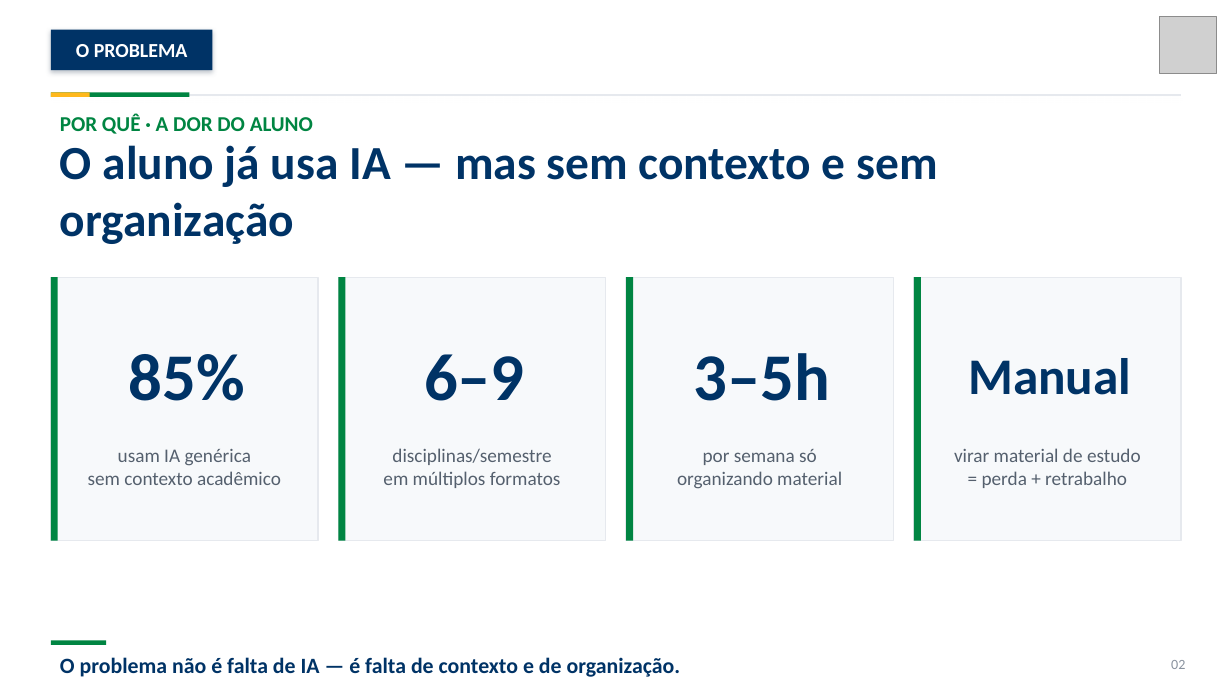
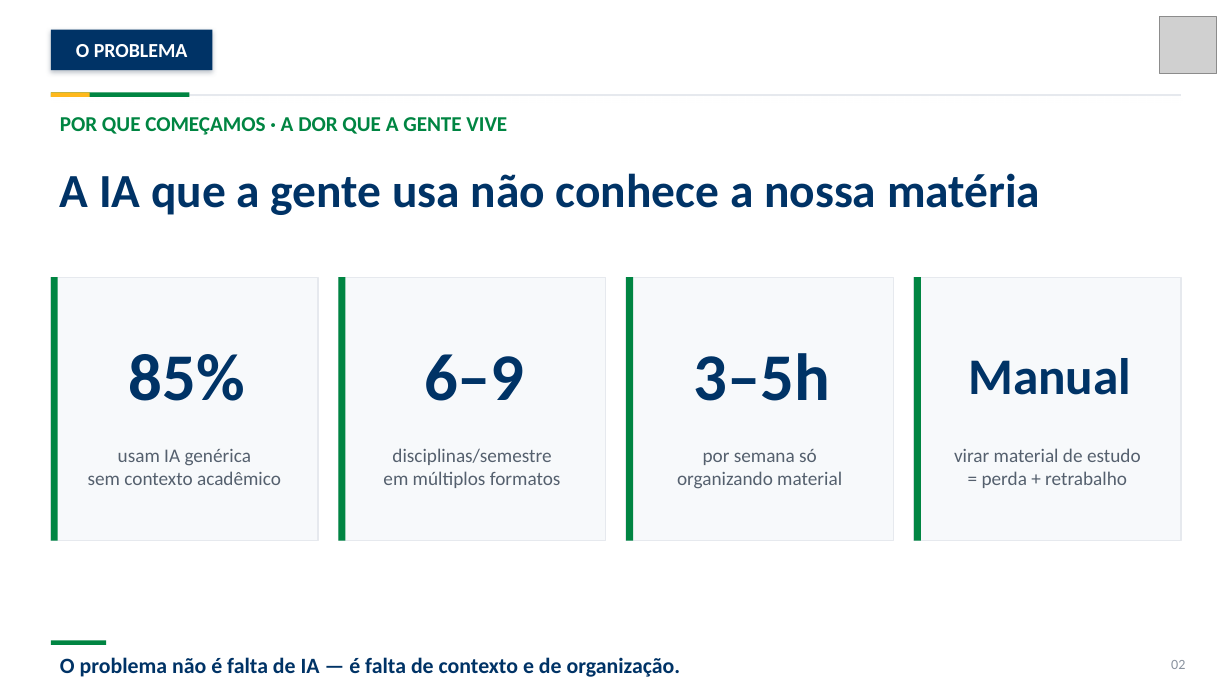
Before and after one commit to Theomurah/psp2-ia-universitarios, a slide deck: slide 2 of Entregas/Nao-Teams/Apresentacoes/PSP2_Apresentacao_Final.pptx. Drawn at 1232x693 pixels with LibreOffice and Linux fonts; fonts in the diff are those of the drawing; grey boxes stand for pictures. Boxes give left, top, right and bottom in pixels: in the first picture for what was removed or moved away, otherwise in the second. Text is boxed around its words. In the diff, an @@ line names an element or a change of style, - is before the commit and + after.

```diff
--- a/Entregas/Nao-Teams/Apresentacoes/PSP2_Apresentacao_Final.pptx
+++ b/Entregas/Nao-Teams/Apresentacoes/PSP2_Apresentacao_Final.pptx
@@ text at (x1=60, y1=117, x2=507, y2=135): text changed @@
-POR QUÊ · A DOR DO ALUNO
+POR QUE COMEÇAMOS · A DOR QUE A GENTE VIVE
@@ text at (x1=60, y1=173, x2=1040, y2=215): text changed @@
-O aluno já usa IA — mas sem contexto e sem organização
+A IA que a gente usa não conhece a nossa matéria
```
Also in this commit, not shown: 11 other slides changed, 1 slide removed.
